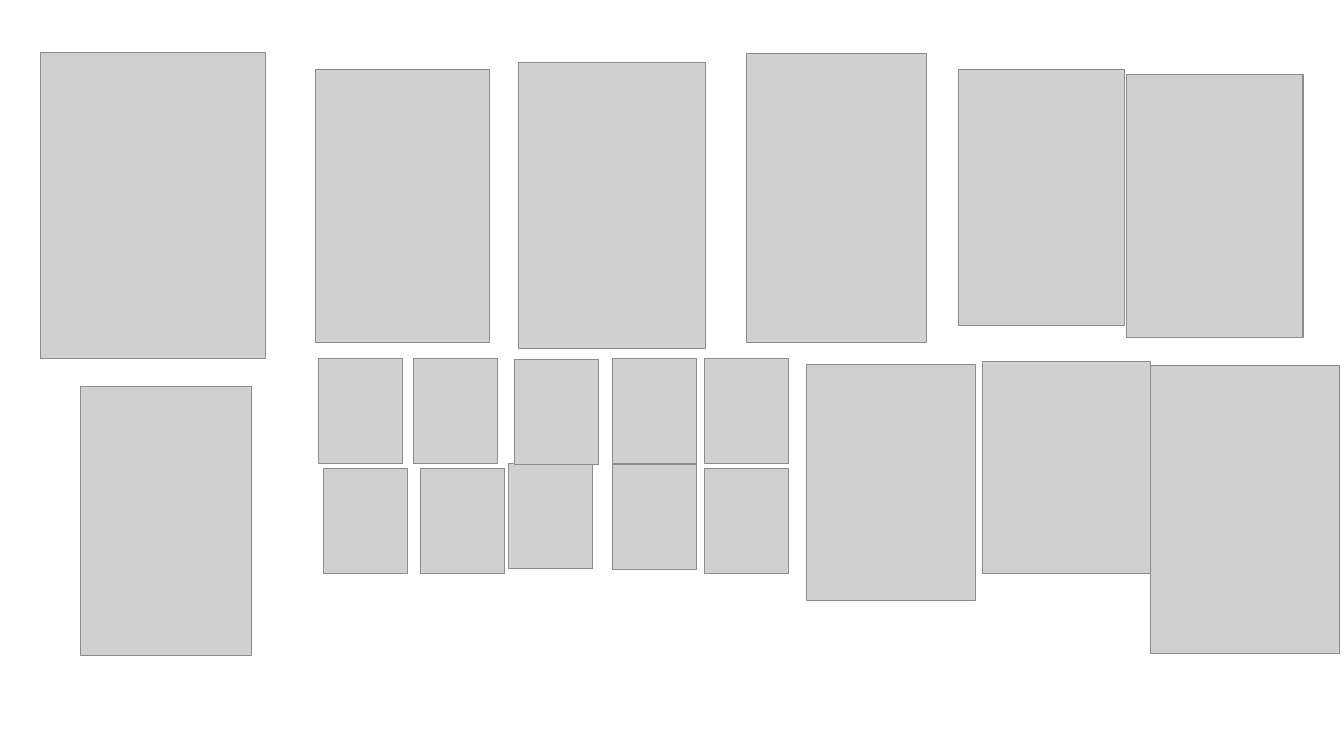
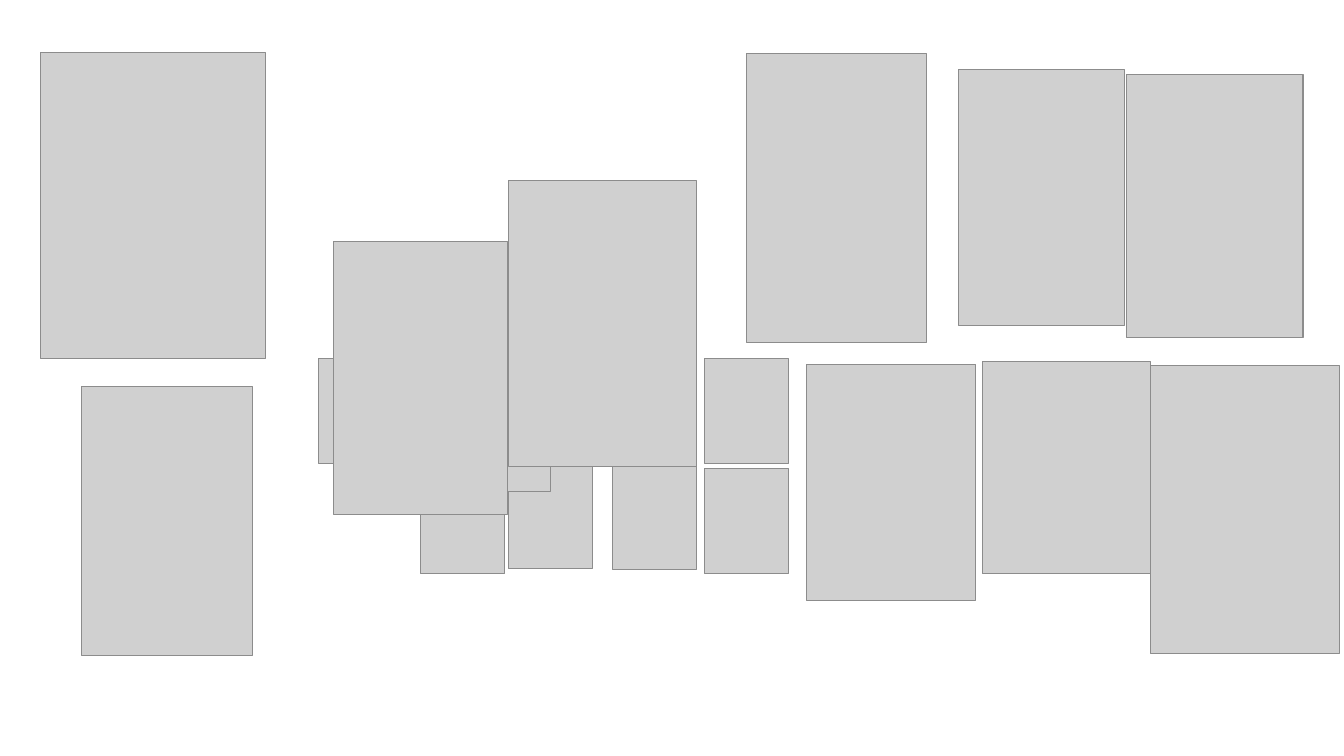
Before and after one commit to rafaelem2/AmongOoof, a slide deck: slide 4 of personagens sem fundo.pptx. Drawn at 1344x756 pixels with LibreOffice and Linux fonts; fonts in the diff are those of the drawing; grey boxes stand for pictures. Boxes give left, top, right and bottom in pixels: in the first picture for what was removed or moved away, otherwise in the second. Text is boxed around its words. In the diff, an @@ line names an element or a change of style, - is before the commit and + after.

```diff
--- a/personagens sem fundo.pptx
+++ b/personagens sem fundo.pptx
@@ picture: place and size @@
-picture at bbox=[518, 63, 706, 348]
+picture at bbox=[509, 180, 697, 466]
@@ picture: place and size @@
-picture at bbox=[316, 70, 490, 343]
+picture at bbox=[334, 242, 508, 515]
@@ picture removed at bbox=[413, 359, 497, 464] @@
@@ picture: place and size @@
-picture at bbox=[324, 469, 407, 574]
+picture at bbox=[467, 387, 551, 492]
```
Also in this commit, not shown: 2 other slides changed, 8 slides added, 1 slide removed, 3 other files.
